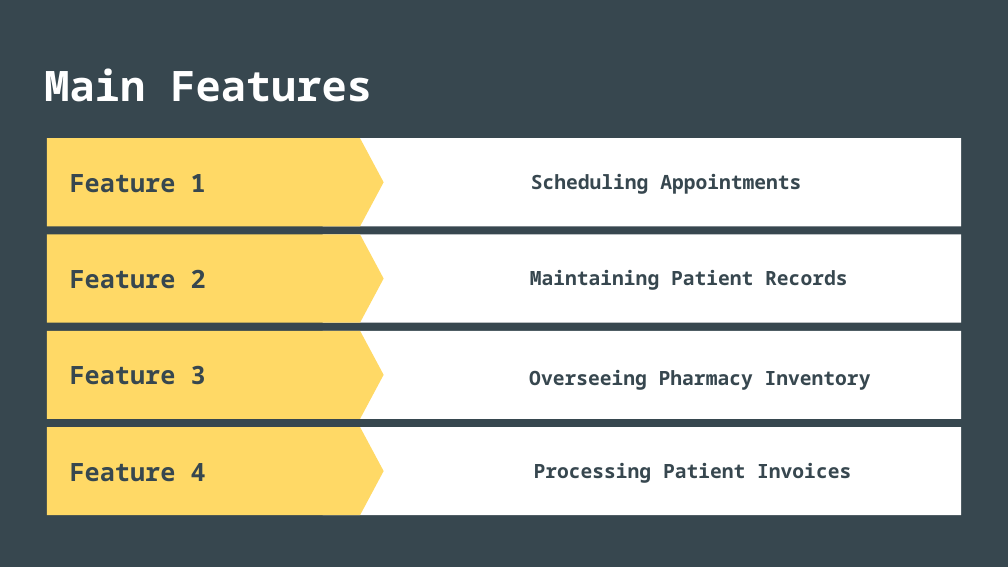
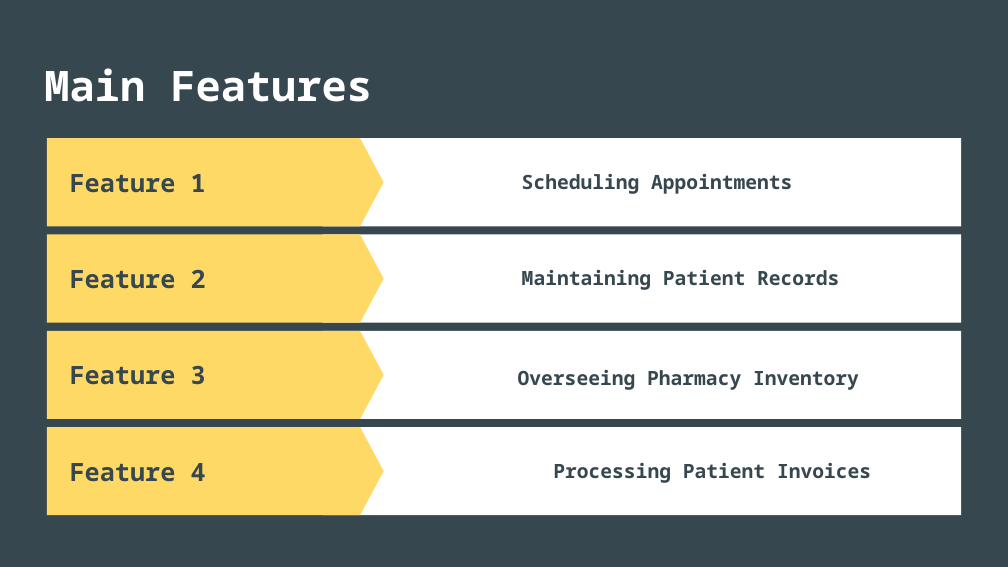
Before and after one commit to VikkiCGreen/HospitalManagement, a slide deck: slide 5 of Presentation/Software Engineering Presentation.pptx. Drawn at 1008x567 pixels with LibreOffice and Linux fonts; fonts in the diff are those of the drawing. Boxes give left, top, right and bottom in pixels: in the first picture for what was removed or moved away, otherwise in the second. Text is boxed around its words. In the diff, an @@ line names an element or a change of style, - is before the commit and + after.

```diff
--- a/Presentation/Software Engineering Presentation.pptx
+++ b/Presentation/Software Engineering Presentation.pptx
@@ text "Scheduling Appointments": place and size @@
-text "Scheduling Appointments" at box(531, 174, 801, 194)
+text "Scheduling Appointments" at box(522, 174, 792, 194)
@@ text "Maintaining Patient Records": place and size @@
-text "Maintaining Patient Records" at box(530, 270, 847, 290)
+text "Maintaining Patient Records" at box(522, 270, 839, 290)
@@ text "Overseeing Pharmacy Inventory": place and size @@
-text "Overseeing Pharmacy Inventory" at box(529, 370, 871, 390)
+text "Overseeing Pharmacy Inventory" at box(518, 370, 859, 390)
@@ text "Processing Patient Invoices": place and size @@
-text "Processing Patient Invoices" at box(534, 463, 851, 483)
+text "Processing Patient Invoices" at box(553, 463, 871, 483)
```
Also in this commit, not shown: 10 other slides changed, 10 other files.
